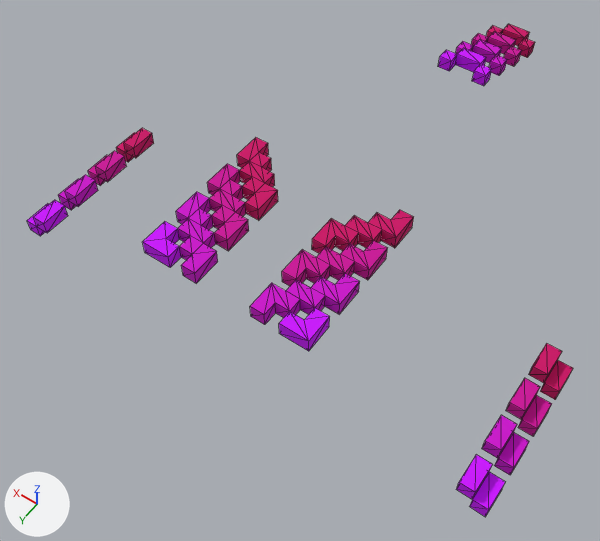
Two versions of the OBJ model Game Dev 2/Assets/Models/Ship_0/ship_0-2.obj, one commit apart.
One viewpoint serves both versions: a 50 mm lens placed at (-19.9, 40.8, 51.6), pointed at (1.5, 10.9, 4.6). Lighting does not change. The marker at lower left points along +X, +Y and +Z. Mesh edges are drawn as thin lines. Where no turn or scale is listed for an object, it has been applied to the vertices. Vertices at the same position are counted once.

The first picture shows 'ship_0-2'.
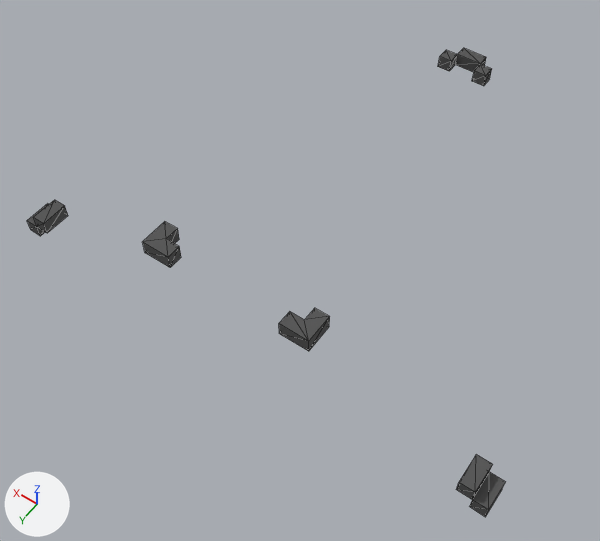
What differs and where, as boxes (x1, y1, x2, y2) in the pictures (600 x 541 px):
'ship_0-2', reshaped (12% narrower)
    before: (27, 24, 573, 517)
    after: (27, 48, 505, 517)
part 1 of me_ship_0_2, deleted (pink)
    before: (58, 24, 573, 475)
part 2 of me_ship_0_2, deleted (pink)
    before: (176, 138, 414, 325)
part 3 of me_ship_0_2, surface changed (purple to grey)
    both: (27, 48, 505, 517)

The change in detail:
me_ship_0_2 is used by ob_ship_0_2; location (0.0, 0.0, 0.0).
me_ship_0_2 had 376 vertices, 736 faces and spanned x -18.0..18.0, y -19.5..20.5, z 7.0..14.0.
me_ship_0_2 now has 72 vertices, 124 faces and spans x -18.0..18.0, y -10.5..20.5, z 7.0..14.0.
me_ship_0_2 part 1: 9 loose pieces with 144 vertices, spanning x -18.0..18.0, y -19.5..17.5, z 7.0..10.0, are deleted.
Part 2, on me_ship_0_2:
160 vertices are removed from x -6.0..6.0, y 9.5..20.5, z 13.0..14.0.
360 faces are deleted.
me_ship_0_2 part 3: 124 kept faces spanning x -18.0..18.0, y -10.5..20.5, z 7.0..14.0 get new texture (UV) coordinates.
